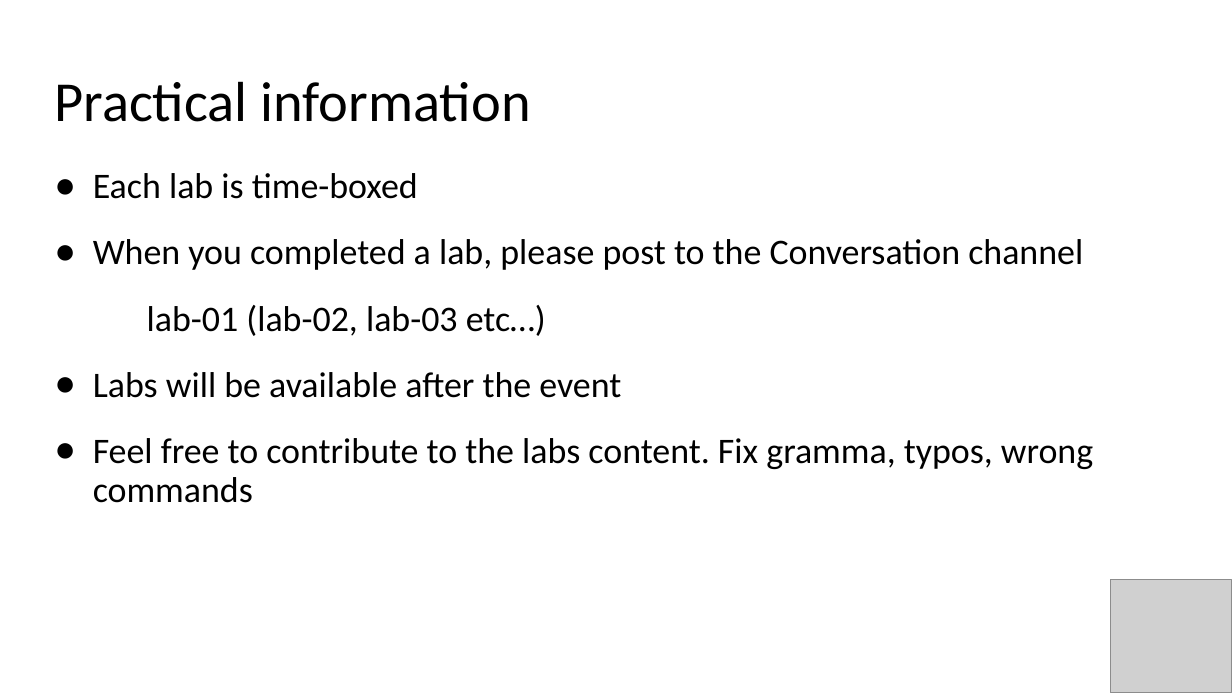
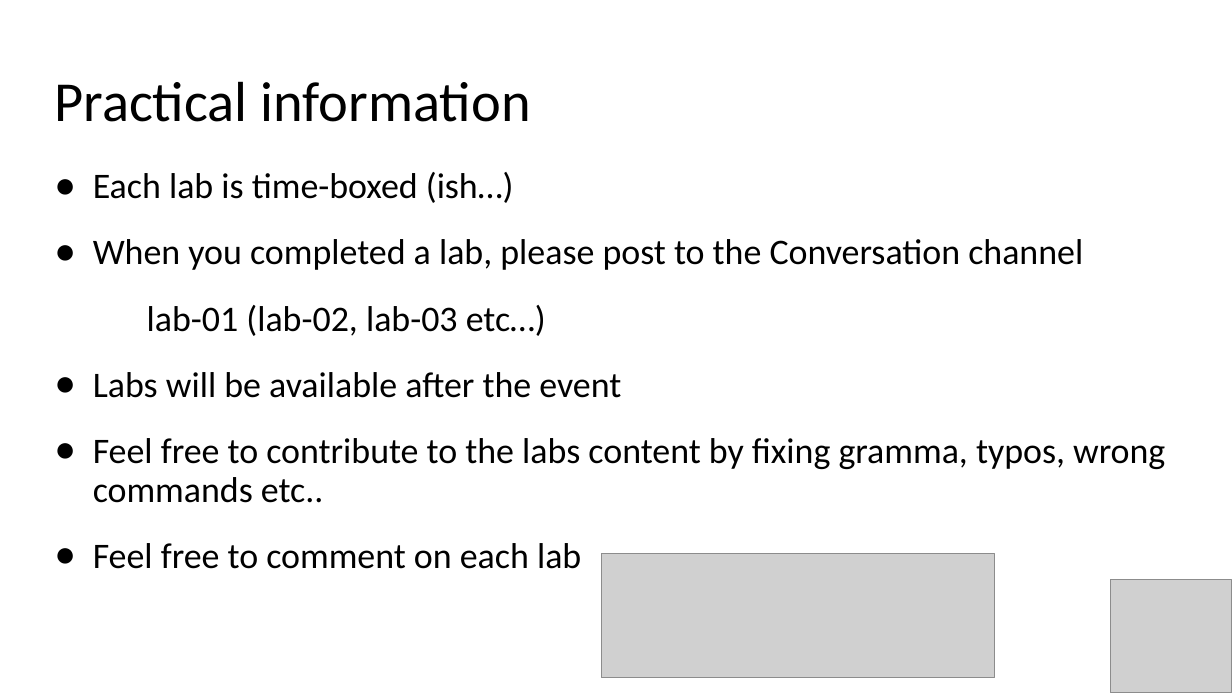
Before and after one commit to evgenyb/aks-workshops, a slide deck: slide 5 of 01-aks-and-k8s-101/slides/Introduction to AKS.pptx. Drawn at 1232x693 pixels with LibreOffice and Linux fonts; fonts in the diff are those of the drawing; grey boxes stand for pictures. Boxes give left, top, right and bottom in pixels: in the first picture for what was removed or moved away, otherwise in the second. Text is boxed around its words. In the diff, an @@ line names an element or a change of style, - is before the commit and + after.

Commit message:
slides

```diff
--- a/01-aks-and-k8s-101/slides/Introduction to AKS.pptx
+++ b/01-aks-and-k8s-101/slides/Introduction to AKS.pptx
@@ text at [93, 172, 514, 203]: text changed @@
-● Each lab is time-boxed
+● Each lab is time-boxed (ish…)
@@ text at [93, 438, 1165, 569]: text changed @@
-● Feel free to contribute to the labs content. Fix gramma, typos, wrong commands
+● Feel free to contribute to the labs content by fixing gramma, typos, wrong commands etc..
+● Feel free to comment on each lab
@@ picture added at [602, 554, 995, 677] @@
```
Also in this commit, not shown: 2 other slides changed, 13 slides added, 7 other files.
